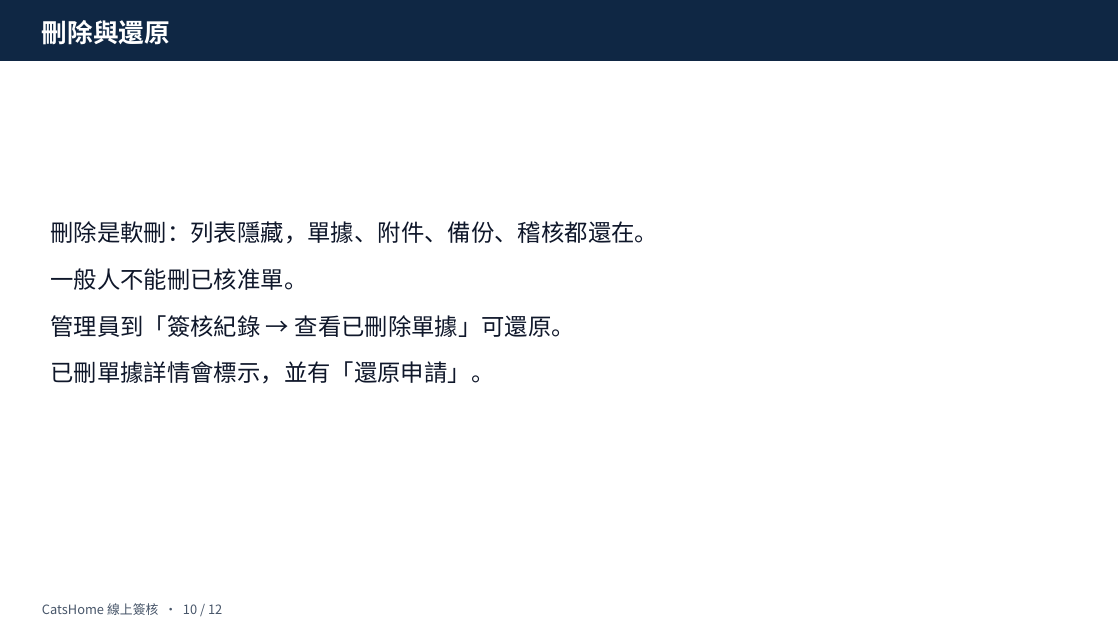
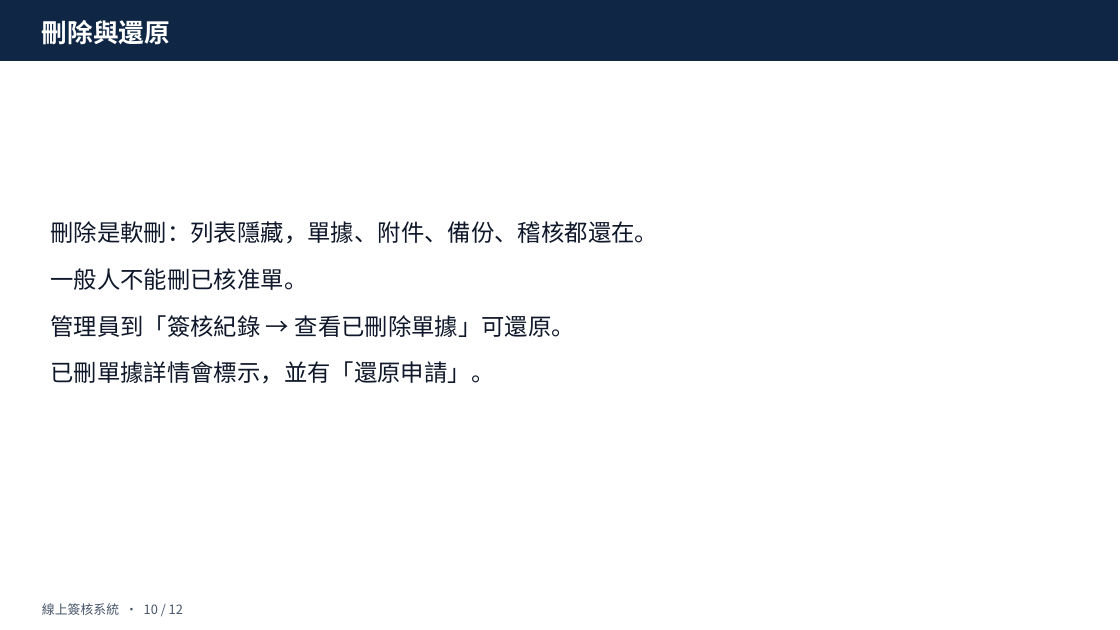
Before and after one commit to qbear555/approval-system, a slide deck: slide 10 of docs/線上簽核系統_操作手冊.pptx. Drawn at 1120x630 pixels with LibreOffice and Linux fonts; fonts in the diff are those of the drawing. Boxes give left, top, right and bottom in pixels: in the first picture for what was removed or moved away, otherwise in the second. Text is boxed around its words. In the diff, an @@ line names an element or a change of style, - is before the commit and + after.

Commit message:
docs: drop brand names from public copy and point home to localhost
GitHub About, README, and package description now say 線上簽核系統
and use http://127.0.0.1:3847 as the homepage.

```diff
--- a/docs/線上簽核系統_操作手冊.pptx
+++ b/docs/線上簽核系統_操作手冊.pptx
@@ text at (x1=42, y1=603, x2=183, y2=615): text changed @@
-CatsHome 線上簽核 · 10 / 12
+線上簽核系統 · 10 / 12
```
Also in this commit, not shown: 10 other slides changed, 5 other files.
